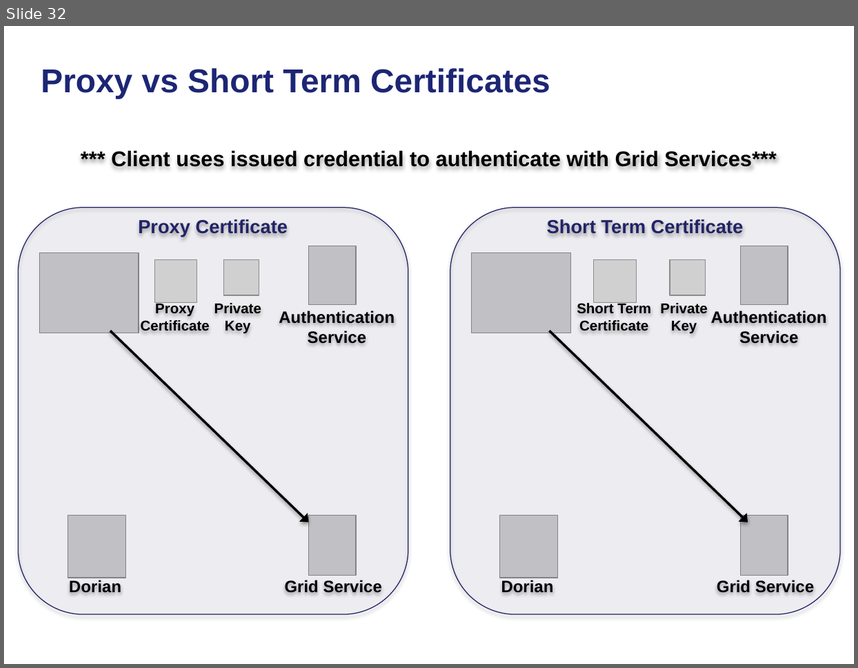
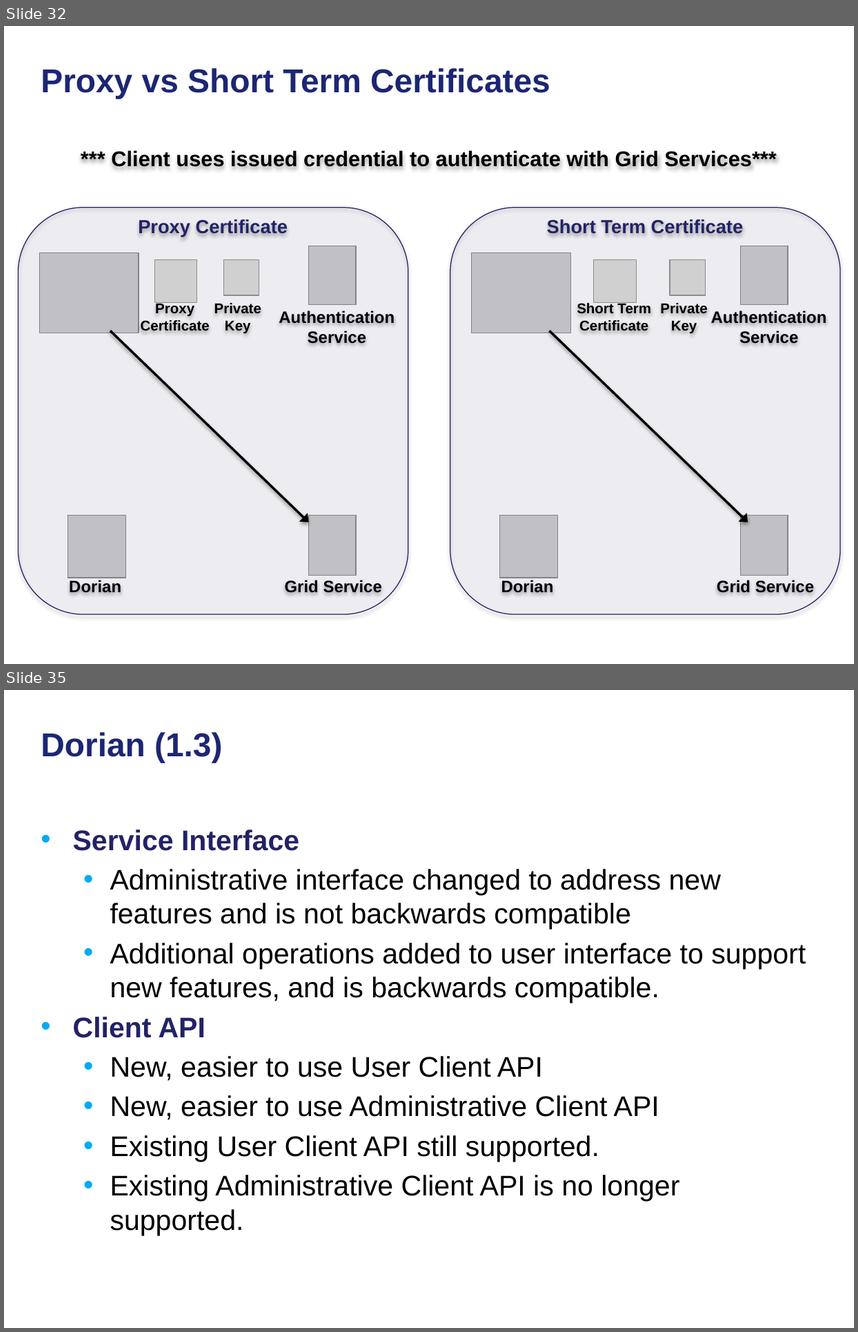
Before and after one commit to NCIP/cagrid-docs, a slide deck: presentations/security/gaards-arch-f2f-oct-2008.pptx. Shown one above the other, each under a label of ours: slide 32 before the commit, slides 32 and 35 after it; the slides between them are not shown. The pictures are 858x668 and 858x1332 pixels, drawn with LibreOffice and Linux fonts; fonts in the diff are those of the drawing; grey boxes stand for pictures; background and template pictures are left out. Boxes give left, top, right and bottom in pixels: in the first picture for what was removed or moved away, otherwise in the second. Text is boxed around its words. In the diff, an @@ line names an element or a change of style, - is before the commit and + after.

```diff
--- a/presentations/security/gaards-arch-f2f-oct-2008.pptx
+++ b/presentations/security/gaards-arch-f2f-oct-2008.pptx
@@ slide 35 added at (x1=4, y1=690, x2=854, y2=1328), background picture (left out) @@
@@ title added at (x1=41, y1=732, x2=222, y2=762), 28 pt, text #1C2674, bold @@
+Dorian (1.3)
@@ text added at (x1=73, y1=829, x2=806, y2=1235), 24 pt, text #000000 @@
+• Service Interface
+  • Administrative interface changed to address new features and is not backwards compatible
+  • Additional operations added to user interface to support new features, and is backwards compatible.
+• Client API
+  • New, easier to use User Client API
+  • New, easier to use Administrative Client API
+  • Existing User Client API still supported.
+  • Existing Administrative Client API is no longer supported.
```
Also in this commit, not shown: 4 slides changed, 4 other slides added.
